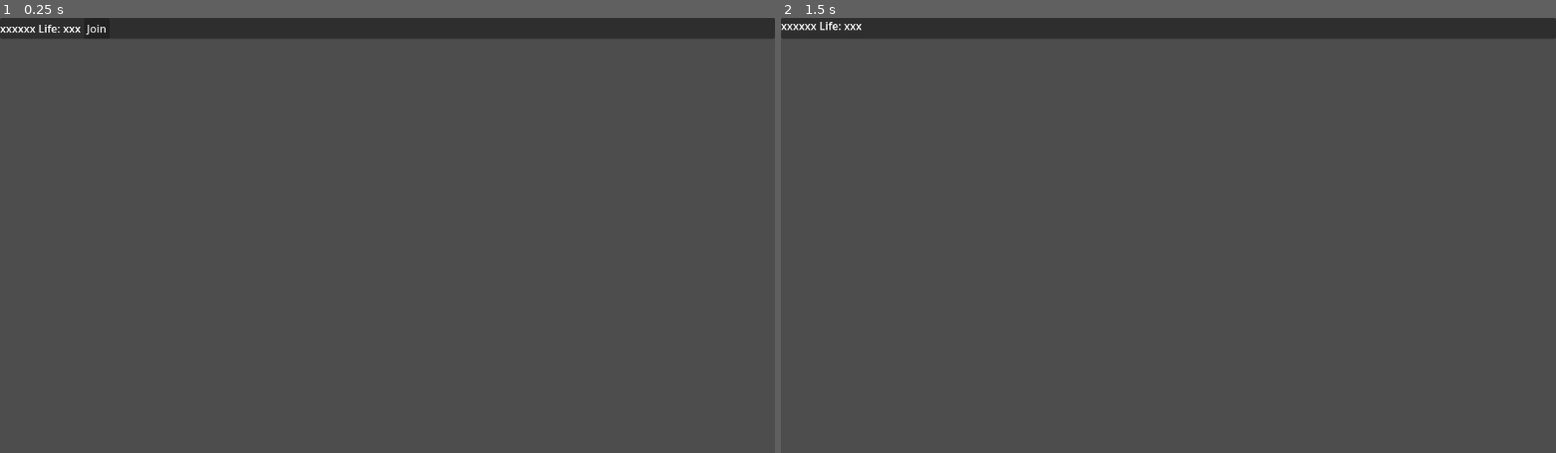
Above: before the commit, frames 1-2 (left to right).
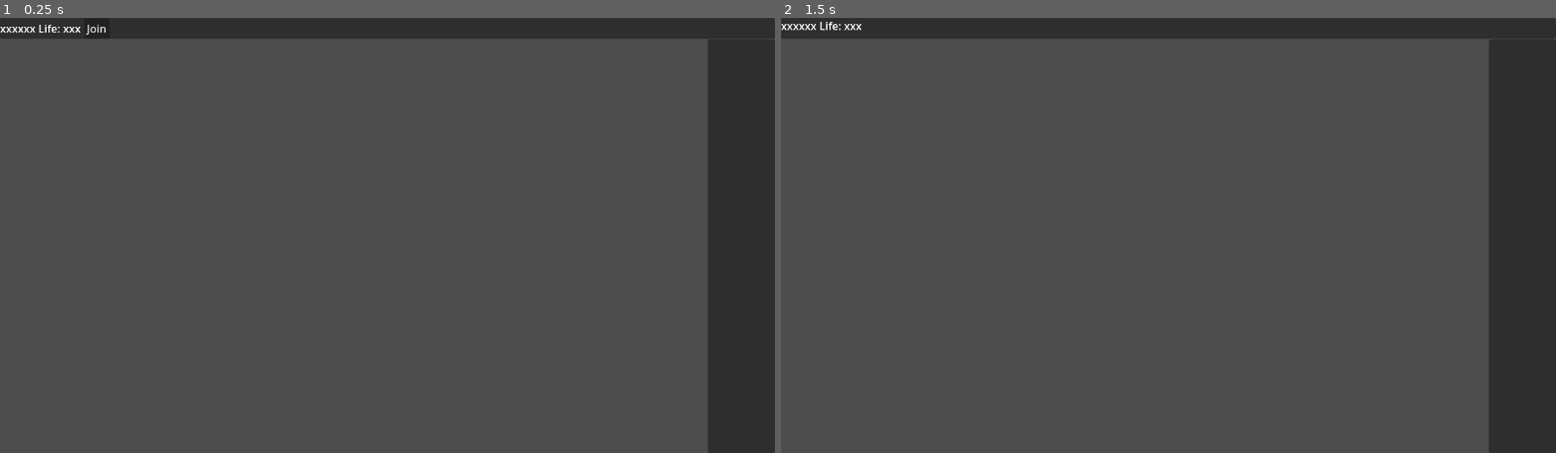
Above: after the commit, the same moments.

Repository: mrosati84/Godot-Multiplayer-Demo
Game: Godot game, scene res://world.tscn
The game is run twice, just before and just after one commit, with the same random seed, the same clock (stepped at 60 frames per second) and the same inputs. The engine's default icon, where the game draws it, is replaced by a stand-in: a white triangle on a blue panel in a dark square.
Inputs (mouse positions are in pixels of both pictures, inside the frame that each line leads up to):
- Up to frame 1 (0.25 s): no input
- Up to frame 2 (1.5 s): tap Enter at 0.5 s; move the mouse to (1339, 213) at 0.52 s; hold D (right) 0.53-1.25 s; click (1339, 213) at 0.6 s; click "Join" at 1.25 s

The runs differ from the first frame. In frame 1, 8.2% of the frame differs, in the area x 91-100%, y 4-100%; in frame 2, 8.2%.

Commit message:
add restart handle

Diff:
--- a/ui.gd
+++ b/ui.gd
@@ -3,3 +3,6 @@
 func _on_join_pressed():
 	NetworkManager.start_network(false)
 	$PanelContainer/GridContainer/Join.hide()
+
+func _on_restart_pressed():
+	pass
--- a/ui.tscn
+++ b/ui.tscn
@@ -34,4 +34,18 @@
 layout_mode = 2
 text = "Restart"
 
+[node name="Players" type="MarginContainer" parent="."]
+anchors_preset = 11
+anchor_left = 1.0
+anchor_right = 1.0
+anchor_bottom = 1.0
+offset_left = -100.0
+grow_horizontal = 0
+grow_vertical = 2
+theme_override_constants/margin_top = 32
+
+[node name="List" type="ItemList" parent="Players"]
+layout_mode = 2
+
 [connection signal="pressed" from="PanelContainer/GridContainer/Join" to="." method="_on_join_pressed"]
+[connection signal="pressed" from="PanelContainer/GridContainer/Restart" to="." method="_on_restart_pressed"]
